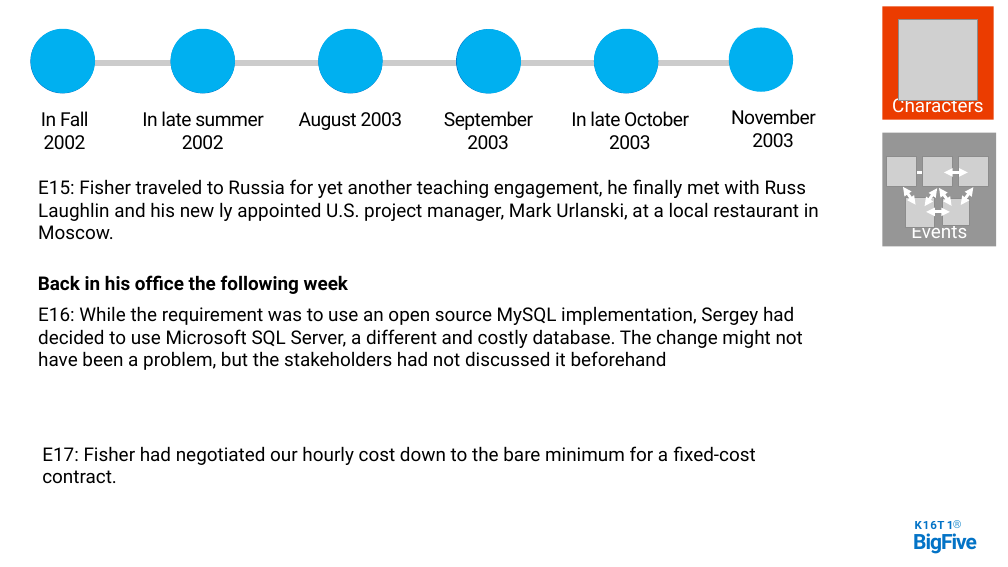
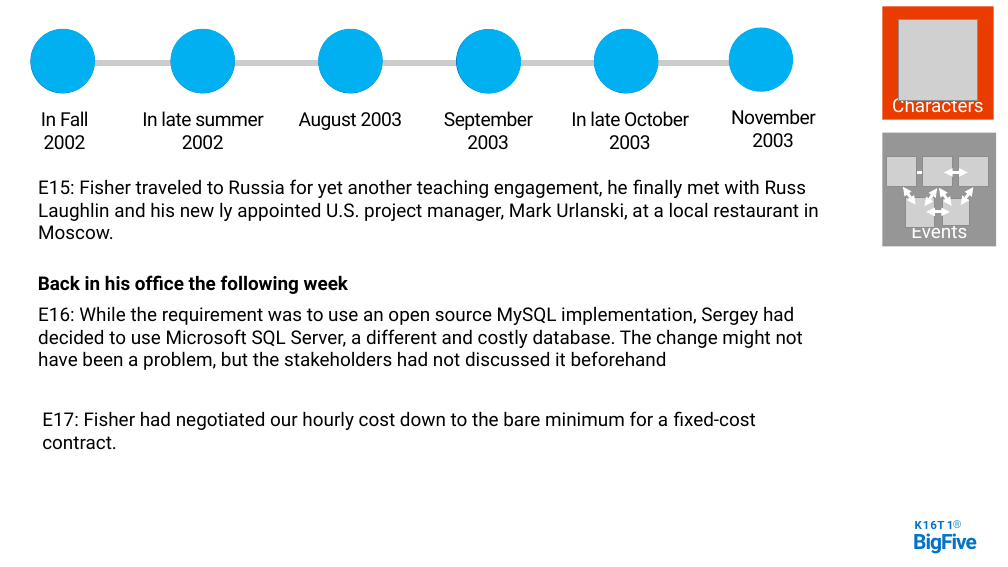
Before and after one commit to daotk/cdkpt, a slide deck: slide 15 of SPQM/Team Assignment/Team Assignment 01/big5.pptx. Drawn at 1008x567 pixels with LibreOffice and Linux fonts; fonts in the diff are those of the drawing; grey boxes stand for pictures. Boxes give left, top, right and bottom in pixels: in the first picture for what was removed or moved away, otherwise in the second. Text is boxed around its words. In the diff, an @@ line names an element or a change of style, - is before the commit and + after.

```diff
--- a/SPQM/Team Assignment/Team Assignment 01/big5.pptx
+++ b/SPQM/Team Assignment/Team Assignment 01/big5.pptx
@@ text "E17: Fisher had negotiated our ...": place and size @@
-text "E17: Fisher had negotiated our ..." at [42, 446, 756, 484]
+text "E17: Fisher had negotiated our ..." at [42, 411, 756, 450]
```
Also in this commit, not shown: 3 other slides changed.
